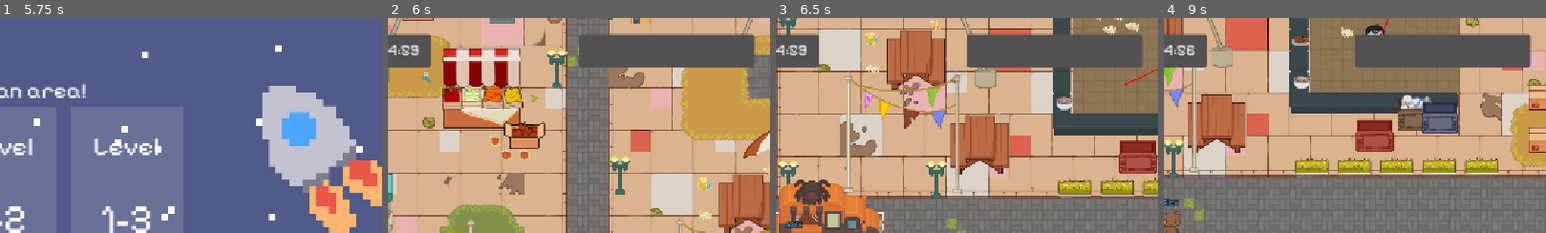
Above: before the commit, frames 1-4 (left to right).
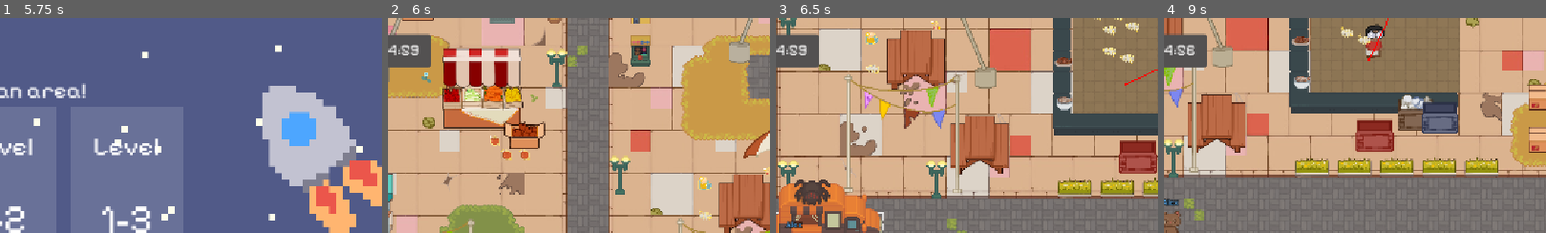
Above: after the commit, the same moments.

Repository: Lambozhuang/project-cats
Game: Godot game, scene res://ui/lobby.tscn
Two runs of this game, one before a commit and one after it. Both use one fixed random seed, a clock stepped at 60 frames per second and the inputs below.
Inputs (mouse positions are % of the whole screen's width and height, from its top left):
- Up to frame 1 (5.75 s): click "Start" at 0.5 s; click (48, 44) at 1.27 s; type "Alex" at 1.35 s; click "Host" at 2 s; click "START!" at 2.75 s; click "Select" at 3.5 s; click "Ready!" at 4.25 s; click "Map 1" at 5 s
- Up to frame 2 (6 s): click "Play" at 5.75 s
- Up to frame 3 (6.5 s): no input
- Up to frame 4 (9 s): hold Right (move_right) 6.53-7.28 s; tap J (carry) at 6.6, 8.1 s; hold Down (move_down) 7.28-8.03 s; tap K (interact) at 7.35, 8.85 s; hold Right (move_right) 8.03-8.78 s; hold Up (move_up) from 8.78 s (still down)
The pictures show only the part of the screen within x 50-100%, y 0-50%; the shares and areas given below are measured in that part.

Frame 1 is identical in both runs. In frame 2, 6.9% of the frame differs, in the area x 50-97%, y 7-24%; in frame 3, 7.1%; in frame 4, 7.2%.

Commit message:
add continue after game over

Diff:
--- a/game_state.gd
+++ b/game_state.gd
@@ -53,6 +53,7 @@
 signal connection_succeeded()
 signal game_ended()
 signal game_error(what: int)
+signal return_to_level_selection_requested()
 
 # -------- Callbacks from SceneTree --------
 
@@ -154,6 +155,29 @@
 	game_ended.emit()
 	players.clear()
 
+func return_to_level_selection() -> void:
+	# Clean up current game state
+	if has_node("/root/Demo1"):
+		get_node("/root/Demo1").queue_free()
+
+	# Reset game variables
+	players_ready.clear()
+
+	# Reset player cats selection
+	for player_id in player_cats.keys():
+		if player_id != multiplayer.get_unique_id():
+			player_cats.erase(player_id)
+
+	# Show lobby and emit signal to reset to level selection
+	if has_node("/root/Lobby"):
+		get_node("/root/Lobby").show()
+		return_to_level_selection_requested.emit()
+	else:
+		get_tree().change_scene_to_file("res://lobby.tscn")
+
+	# Unpause the game
+	get_tree().paused = false
+
 
 func _ready() -> void:
 	multiplayer.peer_connected.connect(_player_connected)
--- a/level/demo_1.gd
+++ b/level/demo_1.gd
@@ -72,6 +72,10 @@
 		spawn_players()
 	$RegularBgm.play()
 
+	if has_node("HUD/ScoreBoard/Button"):
+		print("Connecting ScoreBoard Button pressed signal.")
+		$HUD/ScoreBoard/Button.connect("pressed", _on_continue_pressed)
+
 func _process(delta):
 	update_timer_ui()
 
@@ -90,7 +94,12 @@
 @rpc("authority", "call_local")
 func game_over():
 	print("Game Over!")
-	get_tree().paused = true
+	# Instead of pausing the entire tree, pause specific gameplay nodes
+	$Players.process_mode = Node.PROCESS_MODE_DISABLED
+	$Timer.paused = true
+	if has_node("NPCs"):
+		$NPCs.process_mode = Node.PROCESS_MODE_DISABLED
+
 	$HUD/HUD/GameOver.show()
 	var hide_timer = Timer.new()
 	hide_timer.wait_time = 5.0
@@ -289,3 +298,13 @@
 			$HUD/HUD/AlertMessage.hide()
 			hide_timer.queue_free()
 		)
+
+func _on_continue_pressed():
+	print("Continue button pressed, returning to level selection.")
+	if multiplayer.is_server():
+		return_to_level_selection.rpc()
+
+@rpc("authority", "call_local")
+func return_to_level_selection():
+	print("Returning to level selection...")
+	GameState.return_to_level_selection()
--- a/level/demo_1.tscn
+++ b/level/demo_1.tscn
@@ -25,6 +25,7 @@
 [ext_resource type="PackedScene" uid="uid://daxom7074rqp3" path="res://npc/npc.tscn" id="16_pu0qh"]
 [ext_resource type="SpriteFrames" uid="uid://dndq204d17lk" path="res://npc/npc1/npc1_anim.tres" id="17_vo6yg"]
 [ext_resource type="SpriteFrames" uid="uid://c4xvd2cau840n" path="res://npc/npc2/npc2_anim.tres" id="18_c4fc7"]
+[ext_resource type="SpriteFrames" uid="uid://20p2yfqu41mn" path="res://item/items/blue_thing.tres" id="18_ke5m0"]
 [ext_resource type="SpriteFrames" uid="uid://dhswd3p88r1jx" path="res://npc/npc3/npc3_anim.tres" id="19_sbnpo"]
 [ext_resource type="SpriteFrames" uid="uid://b1uaj08iewwad" path="res://npc/officer_clawson/officer_clawson_anim.tres" id="20_4bb8i"]
 [ext_resource type="PackedScene" uid="uid://bhr76qwteqtyy" path="res://ui/hud.tscn" id="21_n16k1"]
@@ -309,6 +310,11 @@
 position = Vector2(192, 776)
 sprite_frames = ExtResource("10_um6aa")
 
+[node name="et" parent="Items" instance=ExtResource("3_2mhcq")]
+position = Vector2(88, 896)
+item_type = "et"
+sprite_frames = ExtResource("18_ke5m0")
+
 [node name="fish3" parent="Items" instance=ExtResource("3_2mhcq")]
 position = Vector2(469, 816)
 sprite_frames = ExtResource("10_um6aa")
@@ -423,38 +429,40 @@
 navigation_polygon = ExtResource("15_uxhqm")
 navigation_layers = 32
 
-[node name="NPC1" parent="." node_paths=PackedStringArray("patrol_navigation_region", "global_navigation_region") instance=ExtResource("16_pu0qh")]
+[node name="NPCs" type="Node2D" parent="."]
+
+[node name="NPC1" parent="NPCs" node_paths=PackedStringArray("patrol_navigation_region", "global_navigation_region") instance=ExtResource("16_pu0qh")]
 position = Vector2(1608, 362)
 sprite_frames = ExtResource("17_vo6yg")
-patrol_navigation_region = NodePath("../NPCNavigationRegion2D")
-global_navigation_region = NodePath("../GlobalNavigationRegion2D")
-
-[node name="NPC2" parent="." node_paths=PackedStringArray("patrol_navigation_region", "global_navigation_region") instance=ExtResource("16_pu0qh")]
+patrol_navigation_region = NodePath("../../NPCNavigationRegion2D")
+global_navigation_region = NodePath("../../GlobalNavigationRegion2D")
+
+[node name="NPC2" parent="NPCs" node_paths=PackedStringArray("patrol_navigation_region", "global_navigation_region") instance=ExtResource("16_pu0qh")]
 position = Vector2(1928, 448)
 sprite_frames = ExtResource("18_c4fc7")
-patrol_navigation_region = NodePath("../NPCNavigationRegion2D2")
-global_navigation_region = NodePath("../GlobalNavigationRegion2D")
-
-[node name="NPC3" parent="." node_paths=PackedStringArray("patrol_navigation_region", "global_navigation_region") instance=ExtResource("16_pu0qh")]
+patrol_navigation_region = NodePath("../../NPCNavigationRegion2D2")
+global_navigation_region = NodePath("../../GlobalNavigationRegion2D")
+
+[node name="NPC3" parent="NPCs" node_paths=PackedStringArray("patrol_navigation_region", "global_navigation_region") instance=ExtResource("16_pu0qh")]
 position = Vector2(1752, 112)
 sprite_frames = ExtResource("19_sbnpo")
-patrol_navigation_region = NodePath("../NPCNavigationRegion2D3")
-global_navigation_region = NodePath("../GlobalNavigationRegion2D")
-
-[node name="Officer1" parent="." node_paths=PackedStringArray("patrol_navigation_region", "global_navigation_region") instance=ExtResource("16_pu0qh")]
+patrol_navigation_region = NodePath("../../NPCNavigationRegion2D3")
+global_navigation_region = NodePath("../../GlobalNavigationRegion2D")
+
+[node name="Officer1" parent="NPCs" node_paths=PackedStringArray("patrol_navigation_region", "global_navigation_region") instance=ExtResource("16_pu0qh")]
 position = Vector2(432, 192)
 wander_time = 20.0
 sprite_frames = ExtResource("20_4bb8i")
-patrol_navigation_region = NodePath("../OfficerNavigationRegion2D1")
-global_navigation_region = NodePath("../GlobalNavigationRegion2D")
+patrol_navigation_region = NodePath("../../OfficerNavigationRegion2D1")
+global_navigation_region = NodePath("../../GlobalNavigationRegion2D")
 npc_type = "officer"
 
-[node name="Officer2" parent="." node_paths=PackedStringArray("patrol_navigation_region", "global_navigation_region") instance=ExtResource("16_pu0qh")]
+[node name="Officer2" parent="NPCs" node_paths=PackedStringArray("patrol_navigation_region", "global_navigation_region") instance=ExtResource("16_pu0qh")]
 position = Vector2(1483, 1280)
 wander_time = 100.0
 sprite_frames = ExtResource("20_4bb8i")
-patrol_navigation_region = NodePath("../OfficerNavigationRegion2D2")
-global_navigation_region = NodePath("../GlobalNavigationRegion2D")
+patrol_navigation_region = NodePath("../../OfficerNavigationRegion2D2")
+global_navigation_region = NodePath("../../GlobalNavigationRegion2D")
 npc_type = "officer"
 
 [node name="HUD" parent="." instance=ExtResource("21_n16k1")]
--- /dev/null
+++ b/ui/hud.gd
@@ -0,0 +1,5 @@
+extends CanvasLayer
+
+
+func _on_button_pressed() -> void:
+	pass # Replace with function body.
--- a/ui/hud.tscn
+++ b/ui/hud.tscn
@@ -1,5 +1,6 @@
-[gd_scene load_steps=21 format=3 uid="uid://bhr76qwteqtyy"]
-
+[gd_scene load_steps=22 format=3 uid="uid://bhr76qwteqtyy"]
+
+[ext_resource type="Script" uid="uid://cdu1on8y8q1ts" path="res://ui/hud.gd" id="1_b00kl"]
 [ext_resource type="Theme" uid="uid://csgscdngqhlo6" path="res://ui/theme.tres" id="1_rbyyf"]
 [ext_resource type="Texture2D" uid="uid://bkb5u3qmi1omc" path="res://ui/question_mark.png" id="2_1v5rv"]
 [ext_resource type="StyleBox" uid="uid://flpkn1gbstgh" path="res://ui/hud_element_bg.tres" id="2_q43x7"]
@@ -18,6 +19,12 @@
 [sub_resource type="LabelSettings" id="LabelSettings_q43x7"]
 font_size = 24
 
+[sub_resource type="LabelSettings" id="LabelSettings_rbyyf"]
+font_size = 25
+
+[sub_resource type="LabelSettings" id="LabelSettings_srpbi"]
+font_size = 60
+
 [sub_resource type="StyleBoxFlat" id="StyleBoxFlat_q43x7"]
 bg_color = Color(0.32549, 0.352941, 0.521569, 1)
 corner_radius_top_left = 4
@@ -31,12 +38,6 @@
 font_size = 29
 font_color = Color(1, 0.65098, 0.301961, 1)
 
-[sub_resource type="LabelSettings" id="LabelSettings_rbyyf"]
-font_size = 25
-
-[sub_resource type="LabelSettings" id="LabelSettings_srpbi"]
-font_size = 60
-
 [sub_resource type="LabelSettings" id="LabelSettings_ff8ar"]
 font_size = 25
 
@@ -47,6 +48,7 @@
 font_size = 30
 
 [node name="HUD" type="CanvasLayer"]
+script = ExtResource("1_b00kl")
 
 [node name="PauseMenu" type="Control" parent="."]
 visible = false
@@ -227,6 +229,7 @@
 theme_override_styles/panel = ExtResource("2_q43x7")
 
 [node name="Item1" type="HBoxContainer" parent="HUD/SpaceshipItem"]
+layout_mode = 0
 offset_left = 8.0
 offset_top = 8.0
 offset_right = 93.0
@@ -283,6 +286,7 @@
 expand_mode = 1
 
 [node name="CatStat" type="Panel" parent="HUD"]
+visible = false
 custom_minimum_size = Vector2(100, 0)
 layout_mode = 2
 anchor_left = 1.0
@@ -305,40 +309,6 @@
 icon_alignment = 1
 expand_icon = true
 
-[node name="GameOver" type="Panel" parent="HUD"]
-visible = false
-layout_mode = 1
-anchors_preset = 8
-anchor_left = 0.5
-anchor_top = 0.5
-anchor_right = 0.5
-anchor_bottom = 0.5
-offset_left = -148.0
-offset_top = -25.0
-offset_right = 148.0
-offset_bottom = 25.0
-grow_horizontal = 2
-grow_vertical = 2
-theme_override_styles/panel = SubResource("StyleBoxFlat_q43x7")
-
-[node name="Label" type="Label" parent="HUD/GameOver"]
-layout_mode = 1
-anchors_preset = 8
-anchor_left = 0.5
-anchor_top = 0.5
-anchor_right = 0.5
-anchor_bottom = 0.5
-offset_left = -41.0
-offset_top = -11.5
-offset_right = 41.0
-offset_bottom = 11.5
-grow_horizontal = 2
-grow_vertical = 2
-text = "GAME OVER!"
-label_settings = SubResource("LabelSettings_276te")
-horizontal_alignment = 1
-vertical_alignment = 1
-
 [node name="AlertMessage" type="Panel" parent="HUD"]
 visible = false
 layout_mode = 0
@@ -392,6 +362,53 @@
 text = "Collect the items!
 You are captured!"
 label_settings = SubResource("LabelSettings_srpbi")
+horizontal_alignment = 1
+vertical_alignment = 1
+
+[node name="GameOver" type="ColorRect" parent="HUD"]
+visible = false
+layout_mode = 1
+anchors_preset = 15
+anchor_right = 1.0
+anchor_bottom = 1.0
+offset_left = -24.0
+offset_top = -24.0
+offset_right = 24.0
+offset_bottom = 24.0
+grow_horizontal = 2
+grow_vertical = 2
+color = Color(0.231373, 0.231373, 0.231373, 0.6)
+
+[node name="GameOver" type="Panel" parent="HUD/GameOver"]
+layout_mode = 1
+anchors_preset = 8
+anchor_left = 0.5
+anchor_top = 0.5
+anchor_right = 0.5
+anchor_bottom = 0.5
+offset_left = -148.0
+offset_top = -25.0
+offset_right = 148.0
+offset_bottom = 25.0
+grow_horizontal = 2
+grow_vertical = 2
+theme_override_styles/panel = SubResource("StyleBoxFlat_q43x7")
+
+[node name="Label" type="Label" parent="HUD/GameOver/GameOver"]
+layout_mode = 1
+anchors_preset = 8
+anchor_left = 0.5
+anchor_top = 0.5
+anchor_right = 0.5
+anchor_bottom = 0.5
+offset_left = -41.0
+offset_top = -11.5
+offset_right = 41.0
+offset_bottom = 11.5
+grow_horizontal = 2
+grow_vertical = 2
+text = "GAME OVER!"
+label_settings = SubResource("LabelSettings_276te")
 horizontal_alignment = 1
 vertical_alignment = 1
 
@@ -412,7 +429,7 @@
 anchor_bottom = 1.0
 grow_horizontal = 2
 grow_vertical = 2
-color = Color(0.145098, 0.145098, 0.145098, 0.309804)
+color = Color(0.145098, 0.145098, 0.145098, 0.784314)
 
 [node name="CharacterHBox" type="HBoxContainer" parent="ScoreBoard"]
 layout_mode = 1
--- a/ui/lobby.gd
+++ b/ui/lobby.gd
@@ -7,6 +7,7 @@
 	GameState.player_list_changed.connect(refresh_lobby)
 	GameState.game_ended.connect(_on_game_ended)
 	GameState.game_error.connect(_on_game_error)
+	GameState.return_to_level_selection_requested.connect(_on_return_to_level_selection)
 	# Set the player name according to the system username. Fallback to the path.
 	if OS.has_environment("USERNAME"):
 		$Connect/Name.text = OS.get_environment("USERNAME")
@@ -199,3 +200,26 @@
 
 	$Players/VBoxContainer/Start.disabled = not multiplayer.is_server()
 	print("Players in lobby: ", GameState.players)
+
+
+func _on_return_to_level_selection() -> void:
+	# Reset lobby state and show level selection
+	$Start.hide()
+	$Connect.hide()
+	$Players.hide()
+	$Characters.hide()
+	$Maps.hide()
+	$Levels.show()  # Show level selection directly
+
+	# Reset character selection states
+	for cat in GameState.CATS:
+		var button = get_node("Characters/CharacterHBox/" + cat + "/Button")
+		button.disabled = false
+		button.text = "Select"
+		var player_label = get_node("Characters/CharacterHBox/" + cat + "/PlayerLabel")
+		player_label.text = "Not selected"
+
+	$Characters/ReadyButton.disabled = true
+
+	# Clear ready states
+	GameState.players_ready.clear()
Not shown: 1 places in level/demo_1.tscn that only renumber resources
Not shown, added: ui/hud.gd.uid
